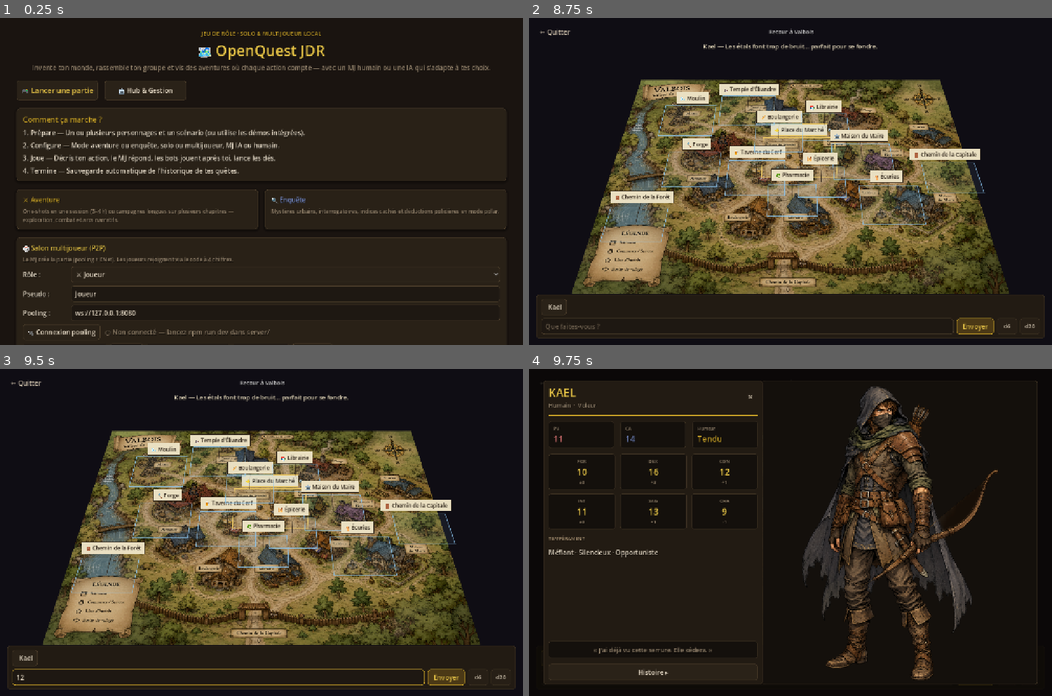
Above: before the commit, frames 1-4 (two rows, left to right).
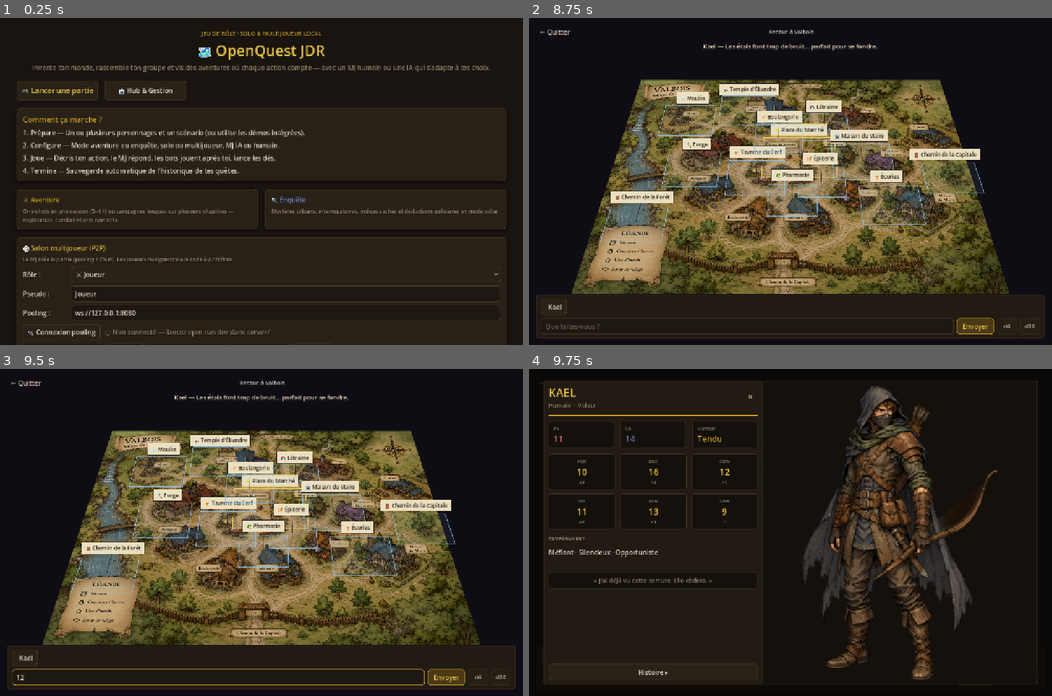
Above: after the commit, the same moments.

Repository: Poisson48/OpenQuest_jdr
Game: Godot game, scene res://scenes/main_menu.tscn
The game is run twice, just before and just after one commit, with the same random seed, the same clock (stepped at 60 frames per second) and the same inputs.
Inputs (mouse positions are in pixels of both pictures, inside the frame that each line leads up to):
- Up to frame 1 (0.25 s): no input
- Up to frame 2 (8.75 s): click "🎮 Lancer une partie" at 0.5 s; click "Solo (Joueur + Bots éventuels)" at 1.25 s; click "Solo (Joueur + Bots éventuels)" at 2 s; click "← Retour au Hub" at 2.75 s; click "Jouer" at 3.5 s; click "Jouer" at 4.25 s; click "⚙️ Nouvelle Partie" at 5 s; click "⚔️ Retour à Valbois" at 5.75 s; click "⚔️ Aventure" at 6.5 s; click "👤 Maître du Jeu Humain" at 7.25 s; click "⚔️ Valbois — Village de l'Oue…" at 8 s
- Up to frame 3 (9.5 s): click (219, 676) at 8.77 s; type "12" at 8.85 s
- Up to frame 4 (9.75 s): click "Kael" at 9.5 s

Frames 1-3 are identical in both runs. In frame 4, 1.4% of the frame differs, in the area x 12-90%, y 6-96%.

Commit message:
Rendre la fiche personnage scrollable et stabiliser son layout.
Ajoute le scroll Histoire/stats, un boot de démo, et agrandit les libellés des cartes personnage.

Co-authored-by: Cursor <cursoragent@cursor.com>

Diff:
--- /dev/null
+++ b/game/scenes/debug/character_sheet_boot.tscn
@@ -0,0 +1,6 @@
+[gd_scene load_steps=2 format=3 uid="uid://character_sheet_boot"]
+
+[ext_resource type="Script" path="res://scripts/debug/character_sheet_boot.gd" id="1_script"]
+
+[node name="CharacterSheetBoot" type="Node"]
+script = ExtResource("1_script")
--- a/game/scenes/hub/panels/character_card.tscn
+++ b/game/scenes/hub/panels/character_card.tscn
@@ -26,18 +26,21 @@
 unique_name_in_owner = true
 layout_mode = 2
 theme_type_variation = &"CaptionLabel"
+theme_override_font_sizes/font_size = 14
 text = "Classique"
 
 [node name="LblRoster" type="Label" parent="VBox/Header"]
 unique_name_in_owner = true
 layout_mode = 2
 theme_type_variation = &"BadgeLabel"
+theme_override_font_sizes/font_size = 14
 text = "Aventure"
 
 [node name="LblMeta" type="Label" parent="VBox"]
 unique_name_in_owner = true
 layout_mode = 2
 theme_type_variation = &"CaptionLabel"
+theme_override_font_sizes/font_size = 14
 text = "? · ?"
 
 [node name="LblStats" type="Label" parent="VBox"]
--- a/game/scenes/session/panels/character_sheet.tscn
+++ b/game/scenes/session/panels/character_sheet.tscn
@@ -98,80 +98,87 @@
 size_flags_horizontal = 3
 color = Color(0.788235, 0.635294, 0.152941, 1)
 
-[node name="StatsPage" type="VBoxContainer" parent="Frame/Root/Left/LeftBody"]
-unique_name_in_owner = true
-layout_mode = 2
-size_flags_horizontal = 3
-size_flags_vertical = 3
+[node name="StatsPage" type="ScrollContainer" parent="Frame/Root/Left/LeftBody"]
+unique_name_in_owner = true
+layout_mode = 2
+size_flags_horizontal = 3
+size_flags_vertical = 3
+horizontal_scroll_mode = 0
+vertical_scroll_mode = 2
+
+[node name="StatsInner" type="VBoxContainer" parent="Frame/Root/Left/LeftBody/StatsPage"]
+layout_mode = 2
+size_flags_horizontal = 3
 theme_override_constants/separation = 14
 
-[node name="Vitals" type="HBoxContainer" parent="Frame/Root/Left/LeftBody/StatsPage"]
+[node name="Vitals" type="HBoxContainer" parent="Frame/Root/Left/LeftBody/StatsPage/StatsInner"]
 layout_mode = 2
 theme_override_constants/separation = 16
 
-[node name="ChipHP" parent="Frame/Root/Left/LeftBody/StatsPage/Vitals" instance=ExtResource("3_chip")]
-unique_name_in_owner = true
-layout_mode = 2
-
-[node name="ChipAC" parent="Frame/Root/Left/LeftBody/StatsPage/Vitals" instance=ExtResource("3_chip")]
-unique_name_in_owner = true
-layout_mode = 2
-
-[node name="ChipMood" parent="Frame/Root/Left/LeftBody/StatsPage/Vitals" instance=ExtResource("3_chip")]
-unique_name_in_owner = true
-layout_mode = 2
-
-[node name="AbilityGrid" type="GridContainer" parent="Frame/Root/Left/LeftBody/StatsPage"]
+[node name="ChipHP" parent="Frame/Root/Left/LeftBody/StatsPage/StatsInner/Vitals" instance=ExtResource("3_chip")]
+unique_name_in_owner = true
+layout_mode = 2
+
+[node name="ChipAC" parent="Frame/Root/Left/LeftBody/StatsPage/StatsInner/Vitals" instance=ExtResource("3_chip")]
+unique_name_in_owner = true
+layout_mode = 2
+
+[node name="ChipMood" parent="Frame/Root/Left/LeftBody/StatsPage/StatsInner/Vitals" instance=ExtResource("3_chip")]
+unique_name_in_owner = true
+layout_mode = 2
+
+[node name="AbilityGrid" type="GridContainer" parent="Frame/Root/Left/LeftBody/StatsPage/StatsInner"]
 layout_mode = 2
 size_flags_horizontal = 3
 theme_override_constants/h_separation = 12
 theme_override_constants/v_separation = 10
 columns = 3
 
-[node name="AbilitySTR" parent="Frame/Root/Left/LeftBody/StatsPage/AbilityGrid" instance=ExtResource("4_ability")]
-unique_name_in_owner = true
-layout_mode = 2
-
-[node name="AbilityDEX" parent="Frame/Root/Left/LeftBody/StatsPage/AbilityGrid" instance=ExtResource("4_ability")]
-unique_name_in_owner = true
-layout_mode = 2
-
-[node name="AbilityCON" parent="Frame/Root/Left/LeftBody/StatsPage/AbilityGrid" instance=ExtResource("4_ability")]
-unique_name_in_owner = true
-layout_mode = 2
-
-[node name="AbilityINT" parent="Frame/Root/Left/LeftBody/StatsPage/AbilityGrid" instance=ExtResource("4_ability")]
-unique_name_in_owner = true
-layout_mode = 2
-
-[node name="AbilityWIS" parent="Frame/Root/Left/LeftBody/StatsPage/AbilityGrid" instance=ExtResource("4_ability")]
-unique_name_in_owner = true
-layout_mode = 2
-
-[node name="AbilityCHA" parent="Frame/Root/Left/LeftBody/StatsPage/AbilityGrid" instance=ExtResource("4_ability")]
-unique_name_in_owner = true
-layout_mode = 2
-
-[node name="LblTraitsTitle" type="Label" parent="Frame/Root/Left/LeftBody/StatsPage"]
+[node name="AbilitySTR" parent="Frame/Root/Left/LeftBody/StatsPage/StatsInner/AbilityGrid" instance=ExtResource("4_ability")]
+unique_name_in_owner = true
+layout_mode = 2
+
+[node name="AbilityDEX" parent="Frame/Root/Left/LeftBody/StatsPage/StatsInner/AbilityGrid" instance=ExtResource("4_ability")]
+unique_name_in_owner = true
+layout_mode = 2
+
+[node name="AbilityCON" parent="Frame/Root/Left/LeftBody/StatsPage/StatsInner/AbilityGrid" instance=ExtResource("4_ability")]
+unique_name_in_owner = true
+layout_mode = 2
+
+[node name="AbilityINT" parent="Frame/Root/Left/LeftBody/StatsPage/StatsInner/AbilityGrid" instance=ExtResource("4_ability")]
+unique_name_in_owner = true
+layout_mode = 2
+
+[node name="AbilityWIS" parent="Frame/Root/Left/LeftBody/StatsPage/StatsInner/AbilityGrid" instance=ExtResource("4_ability")]
+unique_name_in_owner = true
+layout_mode = 2
+
+[node name="AbilityCHA" parent="Frame/Root/Left/LeftBody/StatsPage/StatsInner/AbilityGrid" instance=ExtResource("4_ability")]
+unique_name_in_owner = true
+layout_mode = 2
+
+[node name="LblTraitsTitle" type="Label" parent="Frame/Root/Left/LeftBody/StatsPage/StatsInner"]
 layout_mode = 2
 theme_type_variation = &"SectionLabel"
 text = "TEMPÉRAMENT"
 
-[node name="LblTraits" type="Label" parent="Frame/Root/Left/LeftBody/StatsPage"]
-unique_name_in_owner = true
-layout_mode = 2
+[node name="LblTraits" type="Label" parent="Frame/Root/Left/LeftBody/StatsPage/StatsInner"]
+unique_name_in_owner = true
+layout_mode = 2
+size_flags_horizontal = 3
 autowrap_mode = 3
 text = "Méfiant · Silencieux · Opportuniste"
 
-[node name="Spacer" type="Control" parent="Frame/Root/Left/LeftBody/StatsPage"]
-layout_mode = 2
-size_flags_vertical = 3
-
-[node name="BarkBox" type="PanelContainer" parent="Frame/Root/Left/LeftBody/StatsPage"]
+[node name="Spacer" type="Control" parent="Frame/Root/Left/LeftBody/StatsPage/StatsInner"]
+custom_minimum_size = Vector2(0, 8)
+layout_mode = 2
+
+[node name="BarkBox" type="PanelContainer" parent="Frame/Root/Left/LeftBody/StatsPage/StatsInner"]
 layout_mode = 2
 theme_type_variation = &"InsetPanel"
 
-[node name="LblBark" type="Label" parent="Frame/Root/Left/LeftBody/StatsPage/BarkBox"]
+[node name="LblBark" type="Label" parent="Frame/Root/Left/LeftBody/StatsPage/StatsInner/BarkBox"]
 unique_name_in_owner = true
 layout_mode = 2
 theme_type_variation = &"CaptionLabel"
@@ -186,29 +193,43 @@
 layout_mode = 2
 size_flags_horizontal = 3
 size_flags_vertical = 3
-theme_override_constants/separation = 14
+theme_override_constants/separation = 10
 
 [node name="LblStoryTitle" type="Label" parent="Frame/Root/Left/LeftBody/StoryPage"]
 layout_mode = 2
 theme_type_variation = &"SectionLabel"
 text = "HISTOIRE"
 
-[node name="LblStory" type="Label" parent="Frame/Root/Left/LeftBody/StoryPage"]
-unique_name_in_owner = true
-layout_mode = 2
-size_flags_vertical = 3
+[node name="StoryScroll" type="ScrollContainer" parent="Frame/Root/Left/LeftBody/StoryPage"]
+unique_name_in_owner = true
+layout_mode = 2
+size_flags_horizontal = 3
+size_flags_vertical = 3
+horizontal_scroll_mode = 0
+vertical_scroll_mode = 2
+
+[node name="StoryInner" type="VBoxContainer" parent="Frame/Root/Left/LeftBody/StoryPage/StoryScroll"]
+layout_mode = 2
+size_flags_horizontal = 3
+theme_override_constants/separation = 14
+
+[node name="LblStory" type="Label" parent="Frame/Root/Left/LeftBody/StoryPage/StoryScroll/StoryInner"]
+unique_name_in_owner = true
+layout_mode = 2
+size_flags_horizontal = 3
 text = "Aucune histoire écrite."
 autowrap_mode = 3
 vertical_alignment = 0
 
-[node name="LblQuirkTitle" type="Label" parent="Frame/Root/Left/LeftBody/StoryPage"]
+[node name="LblQuirkTitle" type="Label" parent="Frame/Root/Left/LeftBody/StoryPage/StoryScroll/StoryInner"]
 layout_mode = 2
 theme_type_variation = &"SectionLabel"
 text = "PARTICULARITÉ"
 
-[node name="LblQuirk" type="Label" parent="Frame/Root/Left/LeftBody/StoryPage"]
-unique_name_in_owner = true
-layout_mode = 2
+[node name="LblQuirk" type="Label" parent="Frame/Root/Left/LeftBody/StoryPage/StoryScroll/StoryInner"]
+unique_name_in_owner = true
+layout_mode = 2
+size_flags_horizontal = 3
 theme_type_variation = &"CaptionLabel"
 theme_override_font_sizes/font_size = 14
 text = "Surveille toujours les sorties."
--- /dev/null
+++ b/game/scripts/debug/character_sheet_boot.gd
@@ -0,0 +1,44 @@
+extends Node
+
+## Ouvre la fiche personnage en session (page Histoire) pour visualiser le scroll.
+
+const CharacterSheetScene := preload("res://scenes/session/panels/character_sheet.tscn")
+
+const LONG_STORY := """Kael est né dans les ruelles de Valbois, là où les lanternes s'éteignent trop tôt et où les dettes se règlent en silence. Orphelin à neuf ans, il a appris à lire les ombres avant de lire les lettres : chaque porte entrebâillée, chaque regard trop long, chaque bourse mal attachée était une leçon.
+
+Adolescent, il a servi de messager pour des contrebandiers du Chemin de la Forêt. On l'appelait « le Moineau » — trop petit pour qu'on s'en méfie, assez vif pour disparaître avant que la garde n'arrive. Une nuit, une livraison a mal tourné près de la Place du Marché. Kael a survécu ; son mentor, non. Depuis, il porte une cicatrice sous la clavicule et une méfiance qui ne dort jamais.
+
+Aujourd'hui, il marche encore entre deux mondes. D'un côté, la taverne du Cerf et les rumeurs payées en bière. De l'autre, les alliés trop propres qui croient pouvoir l'acheter avec des promesses d'honneur. Kael prend l'or, écoute, et décide seul. Il sait que la fortune favorise les doigts agiles — mais aussi que les ombres mentent rarement, alors que les hommes mentent toujours.
+
+S'il rejoint une compagnie, ce n'est jamais par foi : c'est parce que l'aventure paye mieux que la rue, et parce qu'un groupe offre parfois un bouclier quand la garde frappe trop fort. Surveille toujours les sorties. Compte les lames. Ne laisse personne derrière toi… sauf si rester veut dire mourir.
+
+Cette biographie volontairement longue sert à tester le défilement de la page Histoire : sans ScrollContainer, le texte trop long est coupé ou écrase le reste de la fiche."""
+
+func _ready() -> void:
+	var sheet: CharacterSheet = CharacterSheetScene.instantiate()
+	add_child(sheet)
+	var member := {
+		"id": "hero-kael-voleur",
+		"name": "Kael",
+		"race": "Humain",
+		"class": "Voleur",
+		"hp": 12,
+		"ac": 14,
+		"stress": "Méfiant",
+		"temperament": "Méfiant · Silencieux · Opportuniste",
+		"quirk": "Surveille toujours les sorties.",
+		"portrait": "res://assets/portraits/voleur_kael.png",
+		"backstory": LONG_STORY,
+		"stats": {"str": 10, "dex": 16, "con": 12, "int": 11, "wis": 13, "cha": 9},
+		"barks": [
+			"Les ombres mentent rarement. Les hommes, toujours.",
+			"Un regard de trop… je disparais.",
+		],
+	}
+	sheet.closed.connect(_on_sheet_closed)
+	sheet.open(member)
+	sheet._showing_story = true
+	sheet._show_page()
+
+func _on_sheet_closed() -> void:
+	get_tree().change_scene_to_file("res://scenes/main_menu.tscn")
--- a/game/scripts/ui/character_sheet.gd
+++ b/game/scripts/ui/character_sheet.gd
@@ -1,9 +1,9 @@
 extends Control
 class_name CharacterSheet
 
-## Fiche personnage plein écran — pas de scroll.
+## Fiche personnage plein écran.
 ## Structure dans `scenes/session/panels/character_sheet.tscn`.
-## Gauche : stats / histoire · Droite : silhouette en pied.
+## Gauche : stats / histoire (scroll si besoin) · Droite : silhouette.
 
 signal closed
 
@@ -13,8 +13,9 @@
 @onready var _art: TextureRect = %Art
 @onready var _name: Label = %LblName
 @onready var _subtitle: Label = %LblSubtitle
-@onready var _stats_page: VBoxContainer = %StatsPage
+@onready var _stats_page: ScrollContainer = %StatsPage
 @onready var _story_page: VBoxContainer = %StoryPage
+@onready var _story_scroll: ScrollContainer = %StoryScroll
 @onready var _chip_hp = %ChipHP
 @onready var _chip_ac = %ChipAC
 @onready var _chip_mood = %ChipMood
@@ -34,6 +35,8 @@
 var _showing_story: bool = false
 var _bark_idx: int = 0
 var _bark_timer: float = 0.0
+var _last_story_wrap_w: float = -1.0
+var _last_stats_wrap_w: float = -1.0
 
 func _ready() -> void:
 	visible = false
@@ -49,17 +52,26 @@
 	_showing_story = false
 	_bark_idx = randi() % maxi(1, _barks().size())
 	_bark_timer = 0.0
+	_last_story_wrap_w = -1.0
+	_last_stats_wrap_w = -1.0
 	_fill()
 	_show_page()
 	_load_art()
 	visible = true
 	set_process(true)
 	move_to_front()
+	call_deferred("_fit_story_wrap_width")
+	call_deferred("_fit_stats_wrap_width")
 
 func close() -> void:
 	visible = false
 	set_process(false)
 	closed.emit()
+
+func _notification(what: int) -> void:
+	if what == NOTIFICATION_RESIZED and visible:
+		_fit_story_wrap_width()
+		_fit_stats_wrap_width()
 
 func _process(delta: float) -> void:
 	if not visible or _showing_story:
@@ -103,6 +115,36 @@
 	_stats_page.visible = not _showing_story
 	_story_page.visible = _showing_story
 	_story_btn.text = "← Fiche" if _showing_story else "Histoire ▸"
+	# Remet le scroll en haut à chaque changement de page.
+	if _showing_story:
+		_story_scroll.scroll_vertical = 0
+		call_deferred("_fit_story_wrap_width")
+	else:
+		_stats_page.scroll_vertical = 0
+		call_deferred("_fit_stats_wrap_width")
+
+func _fit_story_wrap_width() -> void:
+	if _story_scroll == null or not is_instance_valid(_story_scroll):
+		return
+	var w := floorf(maxf(120.0, _story_scroll.size.x - 18.0))
+	if is_equal_approx(w, _last_story_wrap_w):
+		return
+	_last_story_wrap_w = w
+	_story.custom_minimum_size = Vector2(w, 0)
+	_quirk.custom_minimum_size = Vector2(w, 0)
+	var inner := _story_scroll.get_child(0) as Control
+	if inner:
+		inner.custom_minimum_size = Vector2(w, 0)
+
+func _fit_stats_wrap_width() -> void:
+	if _stats_page == null or not is_instance_valid(_stats_page):
+		return
+	var w := floorf(maxf(120.0, _stats_page.size.x - 18.0))
+	if is_equal_approx(w, _last_stats_wrap_w):
+		return
+	_last_stats_wrap_w = w
+	_traits.custom_minimum_size = Vector2(w, 0)
+	_bark.custom_minimum_size = Vector2(w, 0)
 
 func _toggle_story() -> void:
 	_showing_story = not _showing_story
@@ -113,7 +155,7 @@
 	_art.texture = null
 	if path.is_empty():
 		return
-	var cut := MapData.load_token_cutout(path, 720)
+	var cut := MapData.load_token_cutout(path, 320)
 	if cut != null:
 		_art.texture = cut
 		_art.stretch_mode = TextureRect.STRETCH_KEEP_ASPECT_CENTERED
